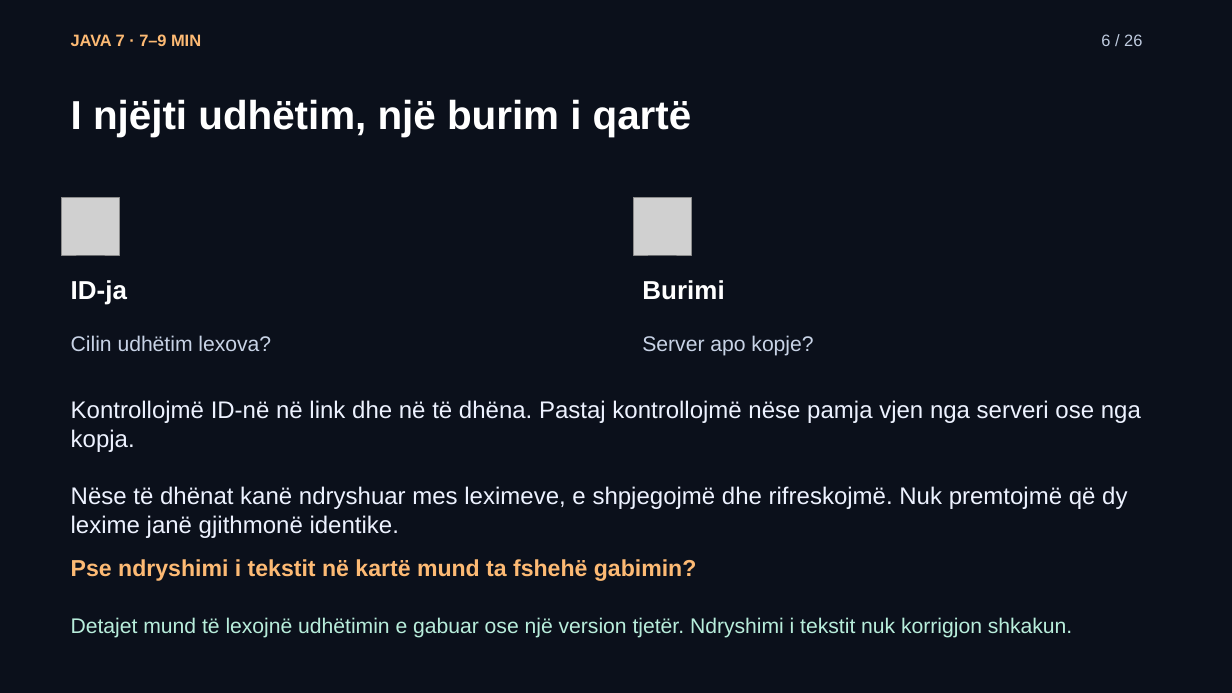
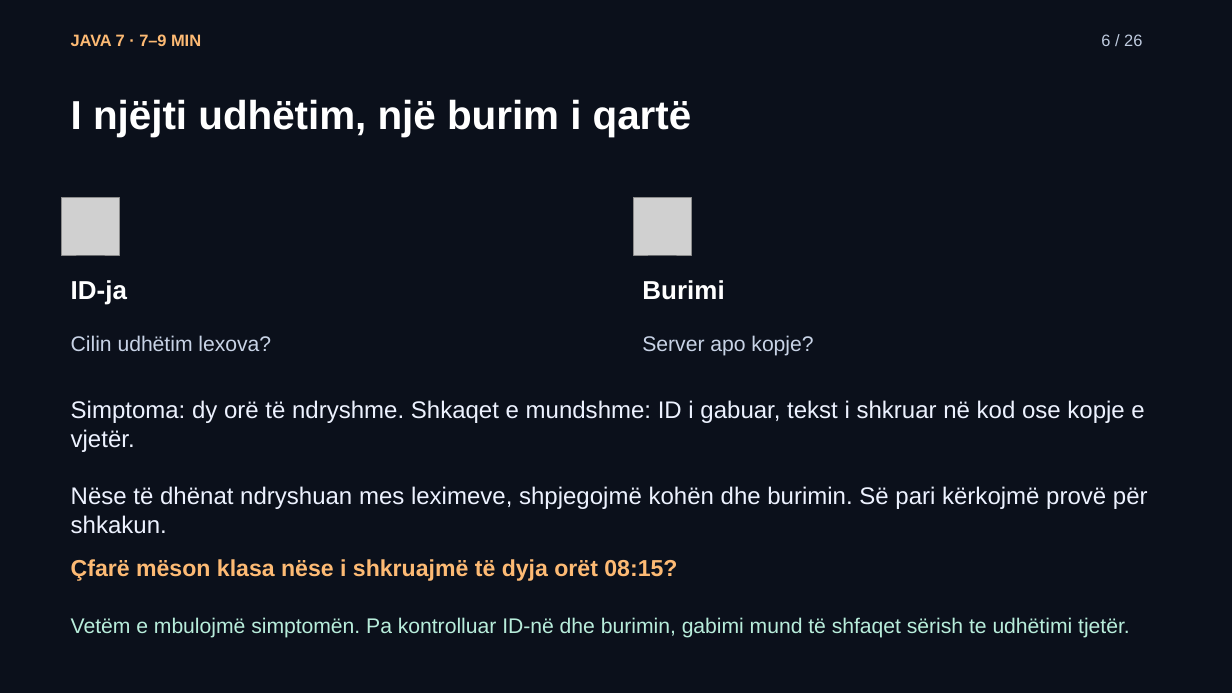
Before and after one commit to arbenl/arbenl.github.io, a slide deck: slide 6 of lendet/2026-2027/mobile/lectures/ligjerata-07-kontrolli-mvp-rideshare-2026.pptx. Drawn at 1232x693 pixels with LibreOffice and Linux fonts; fonts in the diff are those of the drawing; grey boxes stand for pictures. Boxes give left, top, right and bottom in pixels: in the first picture for what was removed or moved away, otherwise in the second. Text is boxed around its words. In the diff, an @@ line names an element or a change of style, - is before the commit and + after.

```diff
--- a/lendet/2026-2027/mobile/lectures/ligjerata-07-kontrolli-mvp-rideshare-2026.pptx
+++ b/lendet/2026-2027/mobile/lectures/ligjerata-07-kontrolli-mvp-rideshare-2026.pptx
@@ text at [71,400,1148,534]: text changed @@
-Kontrollojmë ID-në në link dhe në të dhëna. Pastaj kontrollojmë nëse pamja vjen nga serveri ose nga kopja.
-Nëse të dhënat kanë ndryshuar mes leximeve, e shpjegojmë dhe rifreskojmë. Nuk premtojmë që dy lexime janë gjithmonë identike.
+Simptoma: dy orë të ndryshme. Shkaqet e mundshme: ID i gabuar, tekst i shkruar në kod ose kopje e vjetër.
+Nëse të dhënat ndryshuan mes leximeve, shpjegojmë kohën dhe burimin. Së pari kërkojmë provë për shkakun.
@@ text at [71,559,677,581]: text changed @@
-Pse ndryshimi i tekstit në kartë mund ta fshehë gabimin?
+Çfarë mëson klasa nëse i shkruajmë të dyja orët 08:15?
@@ text at [71,617,1130,638]: text changed @@
-Detajet mund të lexojnë udhëtimin e gabuar ose një version tjetër. Ndryshimi i tekstit nuk korrigjon shkakun.
+Vetëm e mbulojmë simptomën. Pa kontrolluar ID-në dhe burimin, gabimi mund të shfaqet sërish te udhëtimi tjetër.
```
Also in this commit, not shown: 7 other slides changed, 5 slides added, 5 slides removed, 9 other files.
